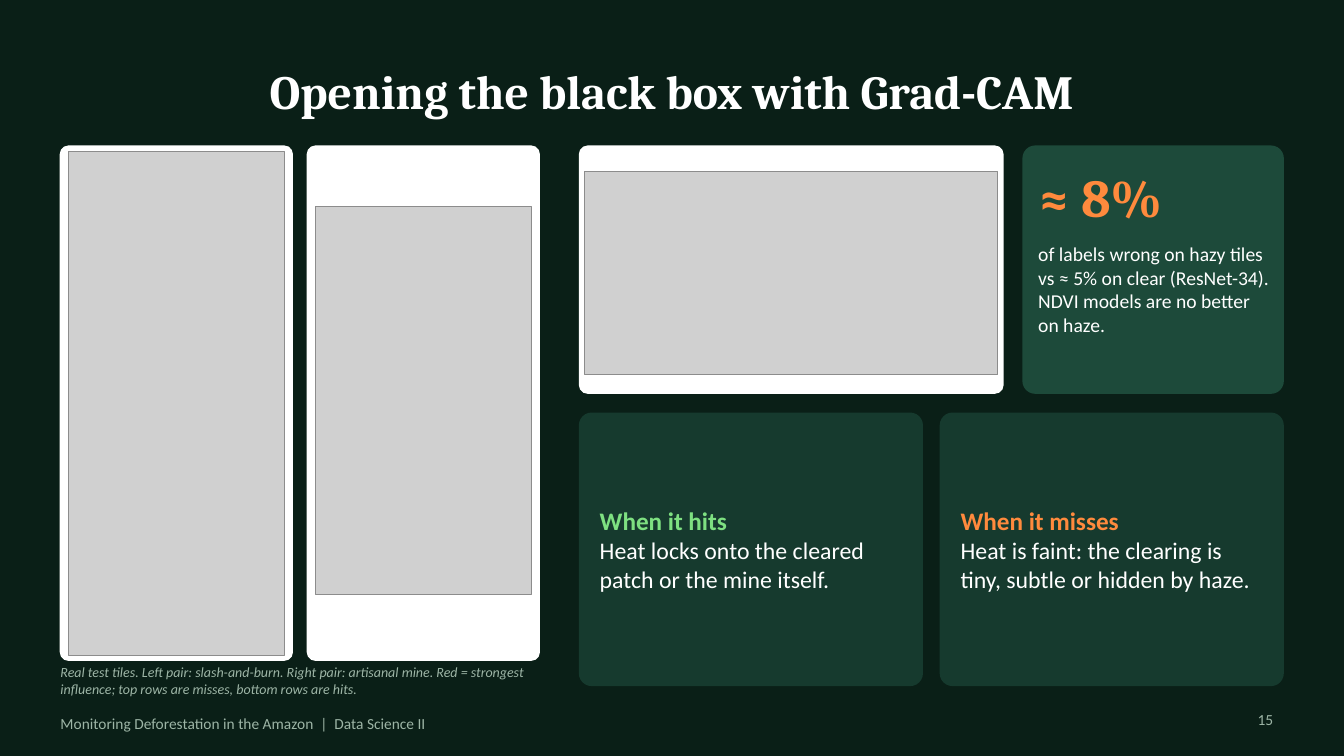
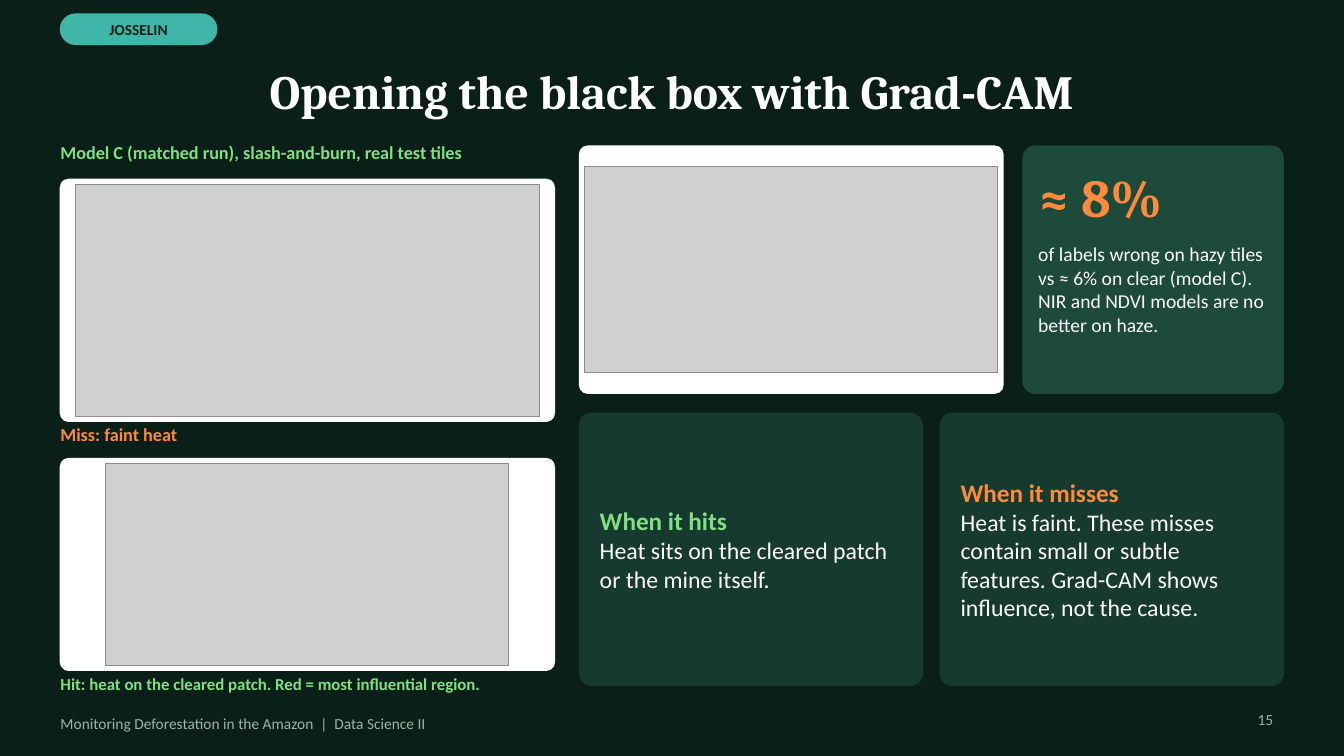
Before and after one commit to MehrabAzan/Amazon-Deforestation, a slide deck: slide 15 of Amazon_Deforestation_DeepLearning.pptx. Drawn at 1344x756 pixels with LibreOffice and Linux fonts; fonts in the diff are those of the drawing; grey boxes stand for pictures. Boxes give left, top, right and bottom in pixels: in the first picture for what was removed or moved away, otherwise in the second. Text is boxed around its words. In the diff, an @@ line names an element or a change of style, - is before the commit and + after.

```diff
--- a/Amazon_Deforestation_DeepLearning.pptx
+++ b/Amazon_Deforestation_DeepLearning.pptx
@@ rounded rectangle added at <box>60,14,217,44</box>, fill #3FB6A8, outline #3FB6A8 1 pt @@
@@ text added at <box>109,25,167,35</box>, 11 pt, text #0A1F17, bold @@
+JOSSELIN
@@ rounded rectangle removed at <box>60,146,292,660</box> @@
@@ text added at <box>60,145,461,162</box>, 13 pt, text #7EE081, bold @@
+Model C (matched run), slash-and-burn, real test tiles
@@ rounded rectangle removed at <box>308,146,539,660</box> @@
@@ rounded rectangle added at <box>60,179,555,421</box>, fill #FFFFFF, outline #FFFFFF 1 pt @@
@@ picture removed at <box>69,151,284,655</box> @@
@@ picture: place and size @@
-picture at <box>585,171,998,375</box>
+picture at <box>585,166,998,373</box>
@@ picture added at <box>76,185,539,416</box> @@
@@ picture removed at <box>316,207,531,595</box> @@
@@ text at <box>1038,247,1264,332</box>: text changed @@
-of labels wrong on hazy tiles vs ≈ 5% on clear (ResNet-34). NDVI models are no better on haze.
+of labels wrong on hazy tiles vs ≈ 6% on clear (model C). NIR and NDVI models are no better on haze.
@@ text added at <box>60,428,177,441</box>, 13 pt, text #FF8A3D, bold @@
+Miss: faint heat
@@ rounded rectangle added at <box>60,459,555,670</box>, fill #FFFFFF, outline #FFFFFF 1 pt @@
@@ picture added at <box>106,464,509,665</box> @@
@@ text at <box>961,514,1219,619</box>: text changed @@
-Heat is faint: the clearing is tiny, subtle or hidden by haze.
+Heat is faint. These misses contain small or subtle features. Grad-CAM shows influence, not the cause.
@@ text at <box>600,542,887,588</box>: text changed @@
-Heat locks onto the cleared patch or the mine itself.
+Heat sits on the cleared patch or the mine itself.
@@ text removed at <box>60,667,524,696</box> @@
-Real test tiles. Left pair: slash-and-burn. Right pair: artisanal mine. Red = strongest influence; top rows are misses, bottom rows are hits.
@@ text added at <box>60,678,480,693</box>, 12 pt, text #7EE081, bold @@
+Hit: heat on the cleared patch. Red = most influential region.
```
Also in this commit, not shown: 23 other slides changed, 1 slide added, 1 slide removed.
